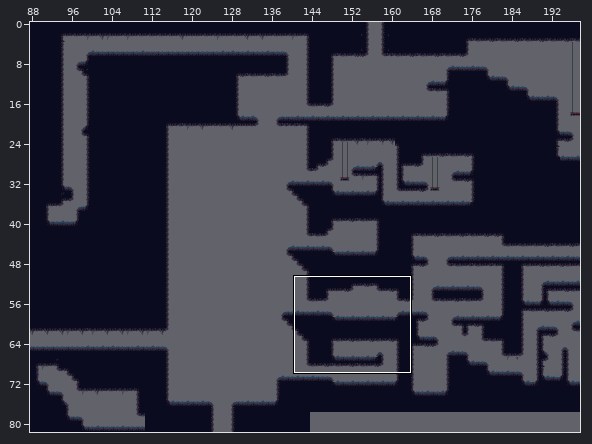
Two versions of a level (Tiled map, PR2/Ott - An Elemental Journey/resources/levels/WaterMap.tmx). The first picture is a wide view before the edit; the outline marks the close-up.
Close-up. Before the commit:
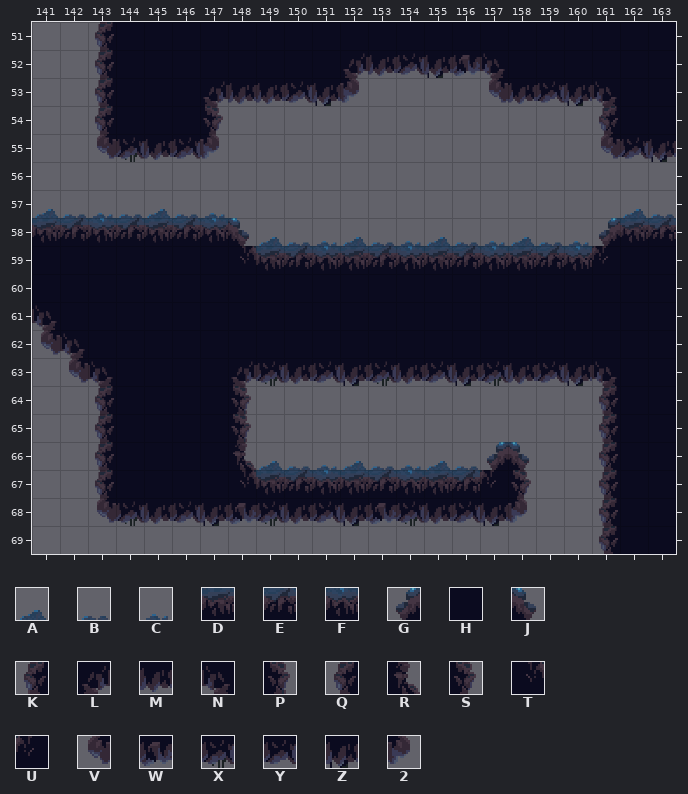
Cells are 32x32 px. Shown: x 141..163, y 51..69. The commit also changed other parts of the map, which this record leaves out.
Key: from "Tiles_Agua_Bosque": A 6, B 7, C 8, D 26, E 27, F 28, G 44, H 47, J 50, K 64, L 66, M 67, N 68, P 70, Q 84, R 86, S 90, T 106, U 108, V 124, W 125, X 126, Y 128, Z 129, 2 130.
_ is an empty cell.
Layer "Capa de patrones 1" before, first column x 141:
51 __QHHHHHHHHHHHHHHHHHHHH
52 __QHHHHHHHHLMYZWNHHHHHH
53 __KHHHLMMYZ2____VMYZNHH
54 __QHHHS_____________QHH
55 __VXMY2_____________VYZ
56 _______________________
57 ABCBABC______________AB
58 DEFEDEFJABCABCABCABCGDE
59 HHHHHHHTDEFDEFDEFDEFUHH
60 HHHHHHHHHHHHHHHHHHHHHHH
61 NHHHHHHHHHHHHHHHHHHHHHH
62 VNHHHHHHHHHHHHHHHHHHHHH
63 _VNHHHHLXMYZXMYZXMYZNHH
64 __QHHHHP____________KHH
65 __QHHHHP____________KHH
66 __KHHHHRABCABCABGJ__QHH
67 __QHHHHTDEFDEFDEUS__QHH
68 __VXMYZWXMYZWXMYZ2__KHH
69 ____________________QHH
The same view after the edit:
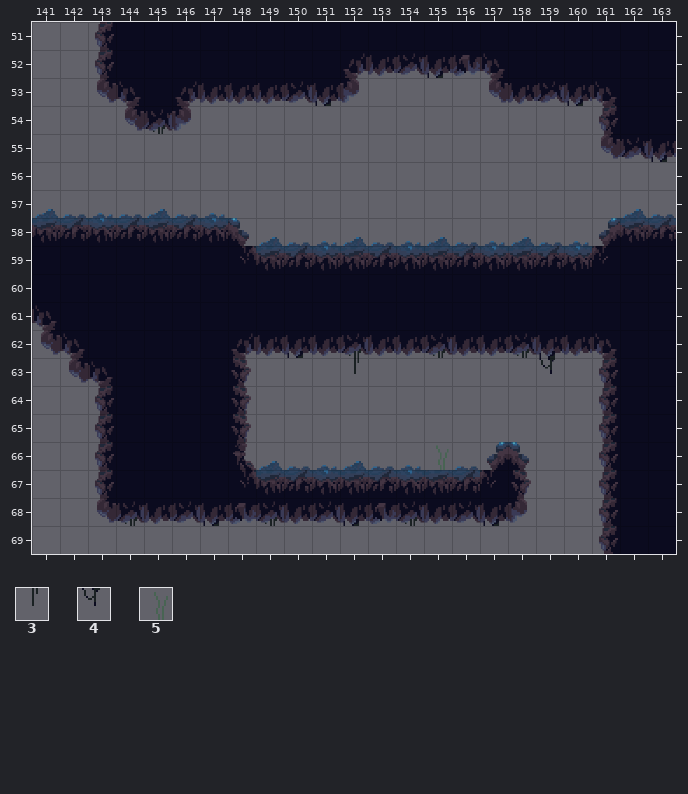
Further tiles: from "Tiles_Agua_Bosque": 3 146, 4 149, 5 168.
Changes in this commit:
Changed rows in their new state; . is an unchanged cell.
Layer "Capa de patrones 1":
first column x 143:
53 VN.LM
54 _VX2_
55 _____
first column x 148:
62 LMZMXMMXMMXZMN
63 S___3______4_Q
66 .......5......
